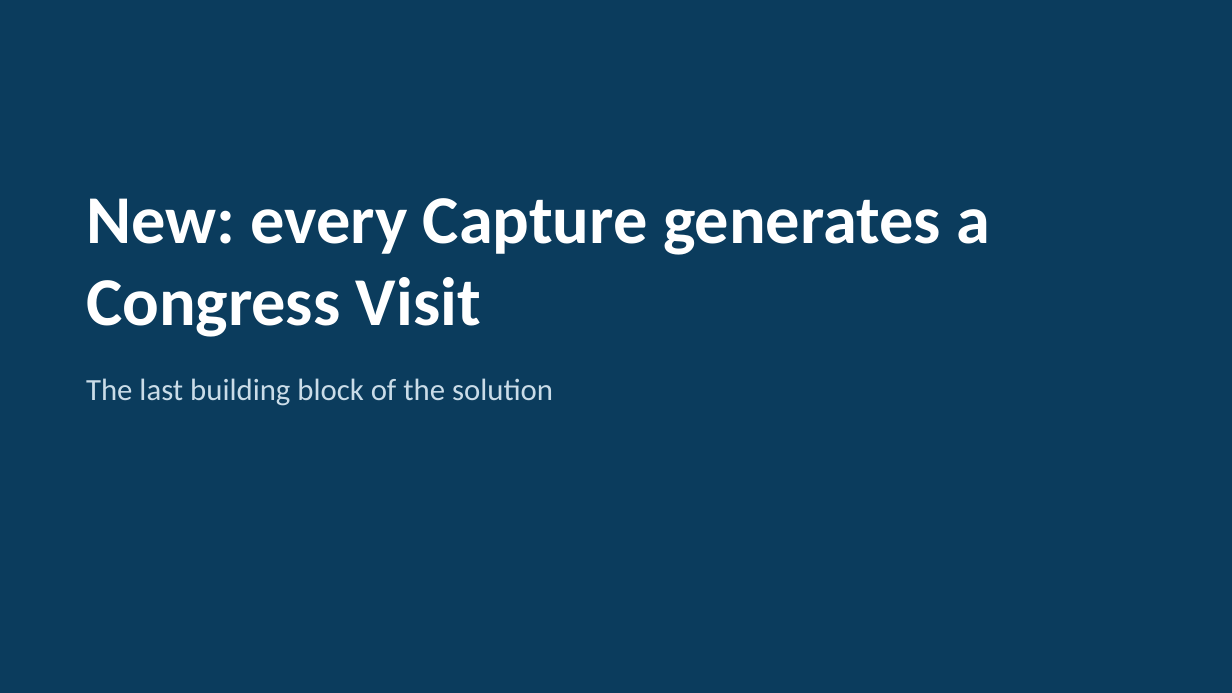
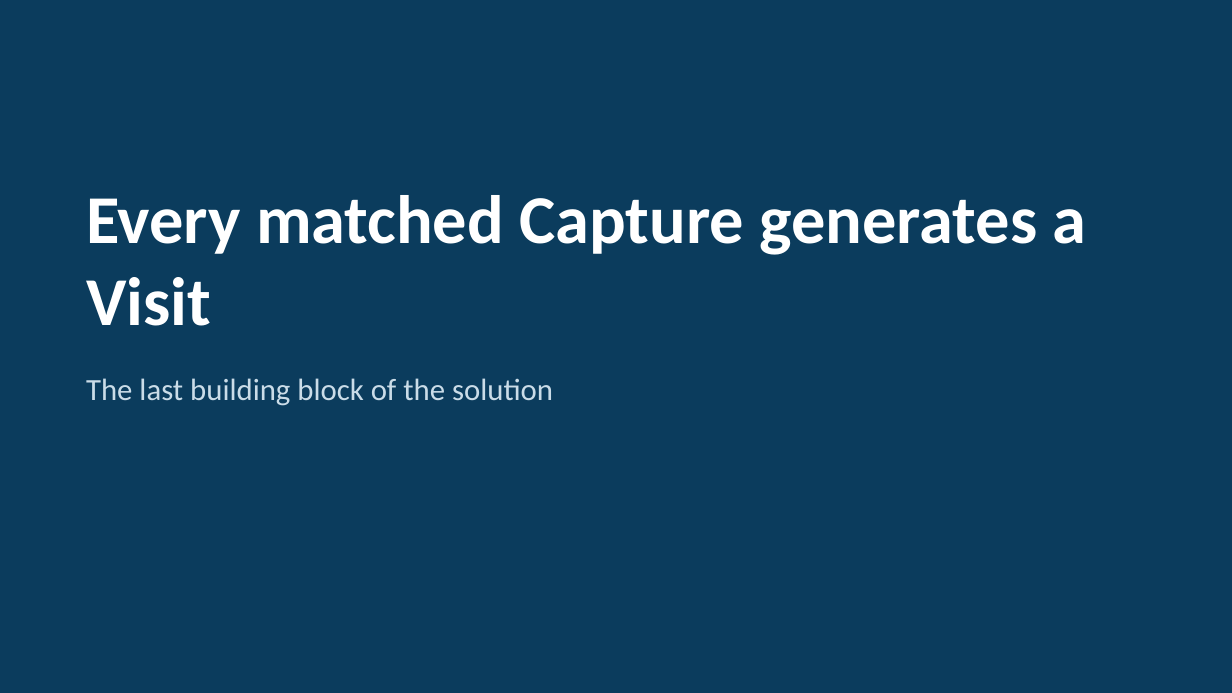
Before and after one commit to patrik8585/claude, a slide deck: slide 6 of slides/France_CBU_Congress_Solution.pptx (slide 7 before the commit). Drawn at 1232x693 pixels with LibreOffice and Linux fonts; fonts in the diff are those of the drawing. Boxes give left, top, right and bottom in pixels: in the first picture for what was removed or moved away, otherwise in the second. Text is boxed around its words. In the diff, an @@ line names an element or a change of style, - is before the commit and + after.

```diff
--- a/slides/France_CBU_Congress_Solution.pptx
+++ b/slides/France_CBU_Congress_Solution.pptx
@@ title at (86, 195, 1087, 326): text changed @@
-New: every Capture generates a Congress Visit
+Every matched Capture generates a Visit
```
Also in this commit, not shown: 3 other slides changed, 4 slides added, 9 slides removed.
